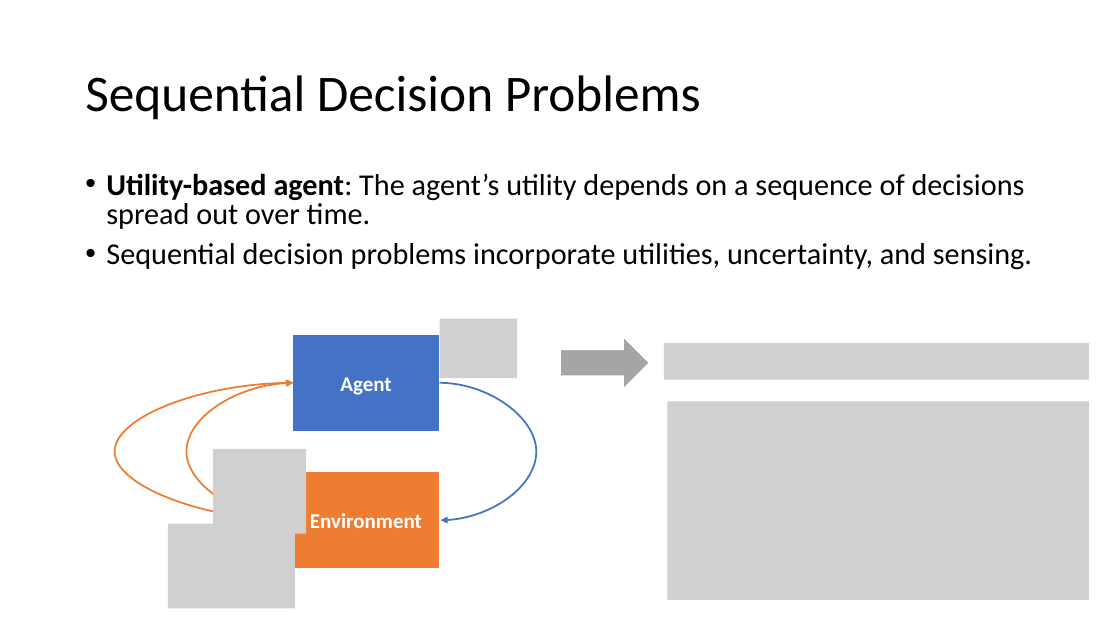
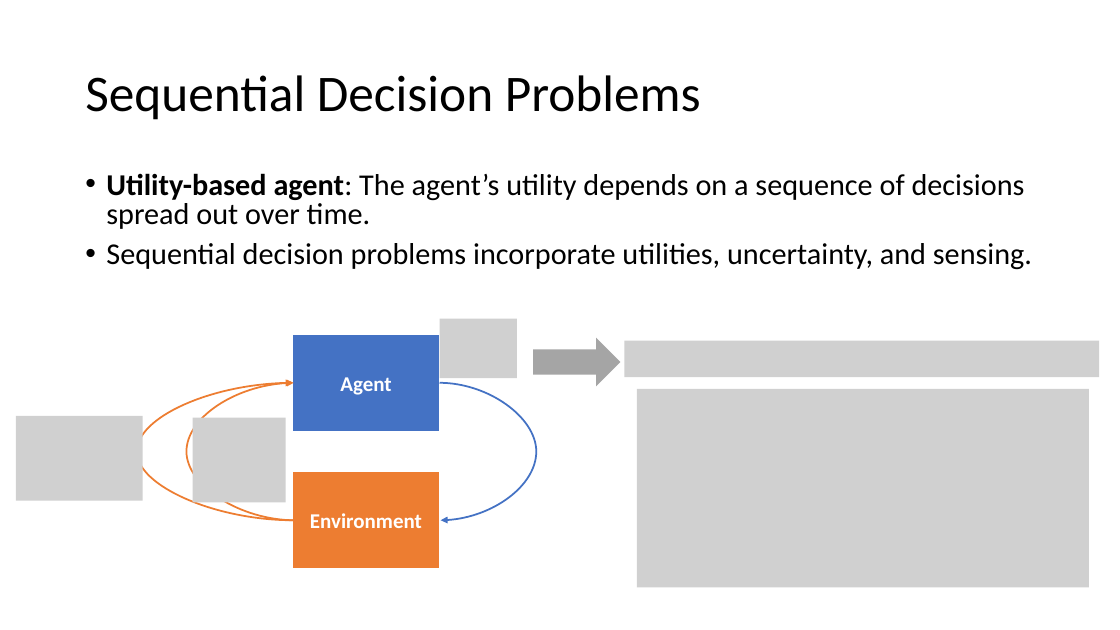
Before and after one commit to mhahsler/CS7320-AI, a slide deck: slide 4 of slides/22_Reinforcement_Learning.pptx (slide 3 before the commit). Drawn at 1120x630 pixels with LibreOffice and Linux fonts; fonts in the diff are those of the drawing; grey boxes stand for pictures. Boxes give left, top, right and bottom in pixels: in the first picture for what was removed or moved away, otherwise in the second. Text is boxed around its words. In the diff, an @@ line names an element or a change of style, - is before the commit and + after.

```diff
--- a/slides/22_Reinforcement_Learning.pptx
+++ b/slides/22_Reinforcement_Learning.pptx
@@ right arrow: place and size @@
-right arrow at <box>560,336,650,390</box>
+right arrow at <box>532,335,622,389</box>
@@ picture: place and size @@
-picture at <box>664,343,1089,380</box>
+picture at <box>624,340,1099,377</box>
@@ curved arrow (294, 520) - (292, 383): route changed @@
@@ picture: place and size @@
-picture at <box>667,402,1089,601</box>
+picture at <box>637,389,1089,588</box>
@@ picture added at <box>16,416,143,501</box> @@
@@ picture: place and size @@
-picture at <box>213,449,307,534</box>
+picture at <box>192,418,286,502</box>
@@ picture removed at <box>168,523,295,608</box> @@
```
Also in this commit, not shown: 7 other slides changed, 2 slides added, 1 other file.
